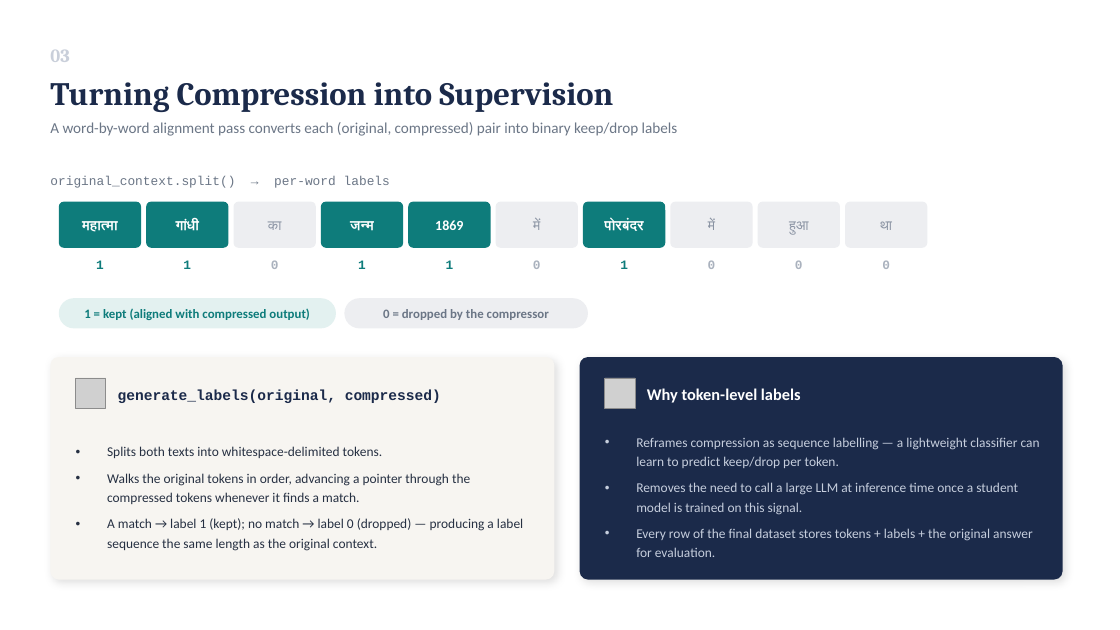
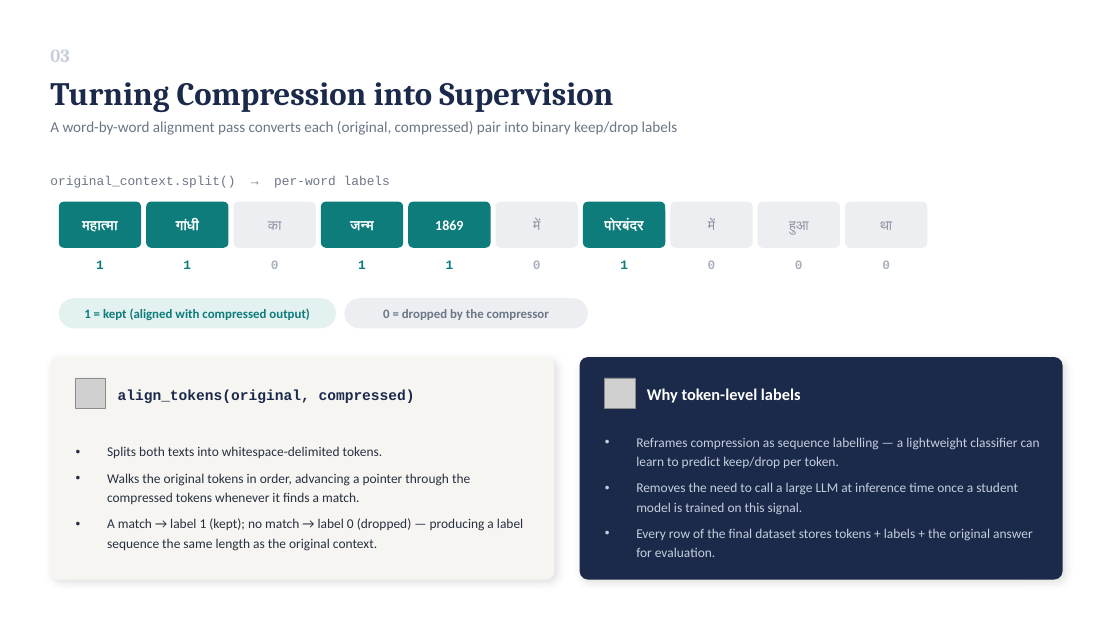
Before and after one commit to blurrydev/Group-9-DS-and-AI-Lab-Project, a slide deck: slide 4 of Milestone Files/Milestone 2/Milestone2 Presentation.pptx. Drawn at 1120x630 pixels with LibreOffice and Linux fonts; fonts in the diff are those of the drawing; grey boxes stand for pictures. Boxes give left, top, right and bottom in pixels: in the first picture for what was removed or moved away, otherwise in the second. Text is boxed around its words. In the diff, an @@ line names an element or a change of style, - is before the commit and + after.

```diff
--- a/Milestone Files/Milestone 2/Milestone2 Presentation.pptx
+++ b/Milestone Files/Milestone 2/Milestone2 Presentation.pptx
@@ text at (x1=118, y1=389, x2=415, y2=403): text changed @@
-generate_labels(original, compressed)
+align_tokens(original, compressed)
```
Also in this commit, not shown: 2 other slides changed.
